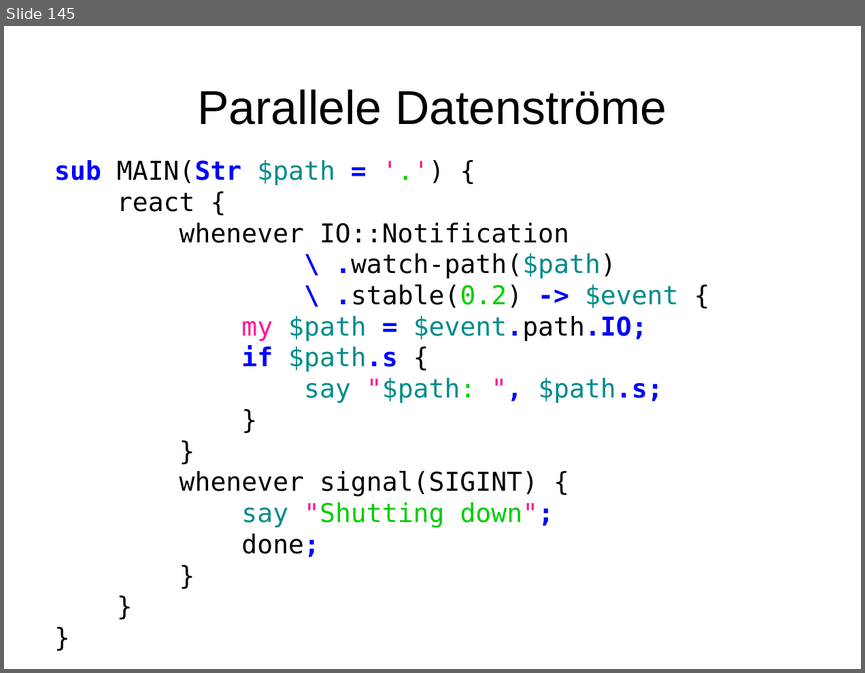
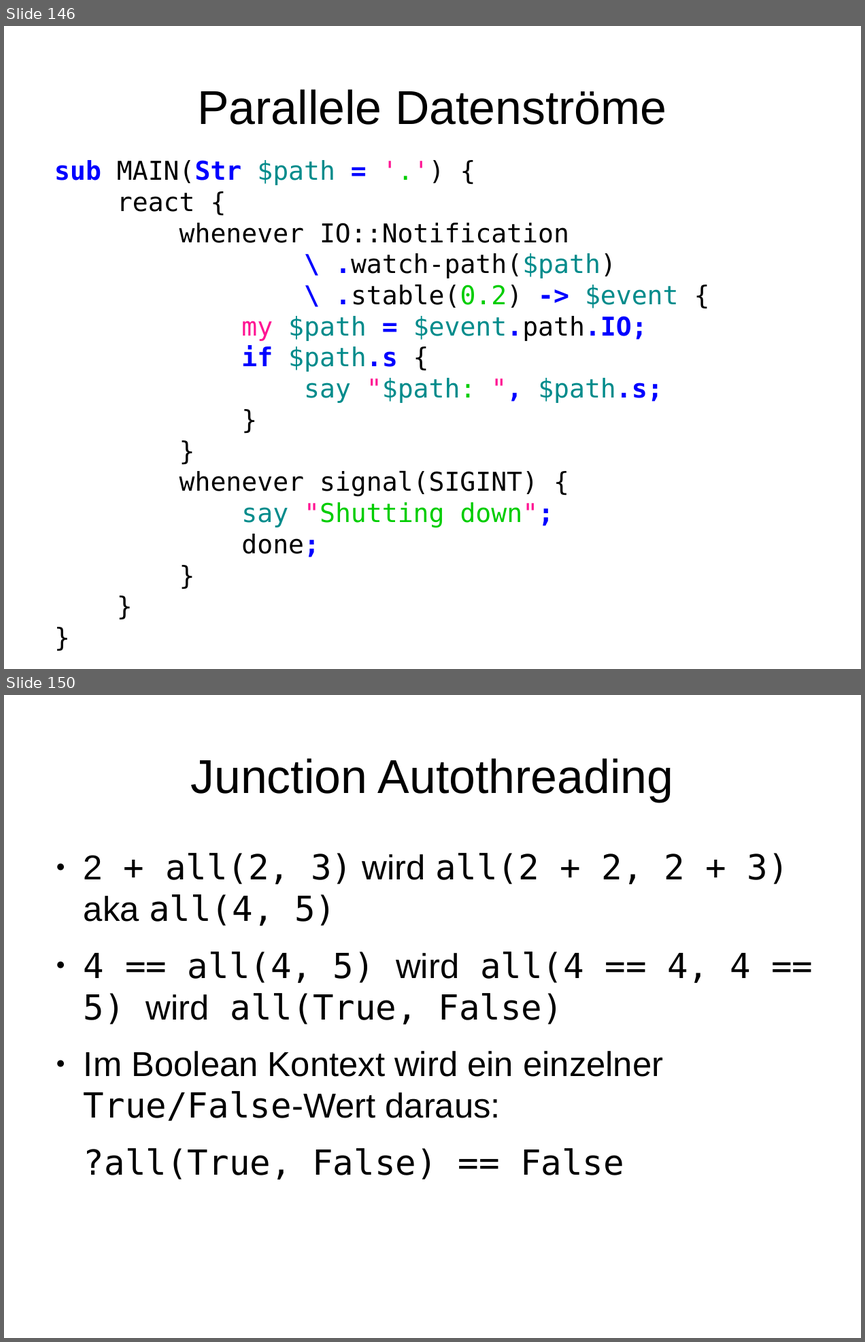
Before and after one commit to moritz/perl6-training-de, a slide deck: schulung.odp. Shown one above the other, each under a label of ours: slide 145 before the commit, slides 146 and 150 after it; the slides between them are not shown. The pictures are 865x673 and 865x1342 pixels, drawn with LibreOffice and Linux fonts; fonts in the diff are those of the drawing. Boxes give left, top, right and bottom in pixels: in the first picture for what was removed or moved away, otherwise in the second. Text is boxed around its words. In the diff, an @@ line names an element or a change of style, - is before the commit and + after.

```diff
--- a/schulung.odp
+++ b/schulung.odp
@@ slide 150 added at <box>4,695,861,1338</box>, background #FFFFFF @@
@@ title added at <box>190,758,674,802</box>, 44 pt, text #000000 @@
+Junction Autothreading
@@ text added at <box>84,853,789,1179</box>, 32 pt, text #000000 @@
+● 2 + all(2, 3) wird all(2 + 2, 2 + 3) aka all(4, 5)
+● 4 == all(4, 5) wird all(4 == 4, 4 == 5) wird all(True, False)
+● Im Boolean Kontext wird ein einzelner True/False-Wert daraus:
+?all(True, False) == False
@@ what was slide 145 is now slide 146 @@
```
Also in this commit, not shown: 2 slides changed, 13 other slides added, 3 other files.
